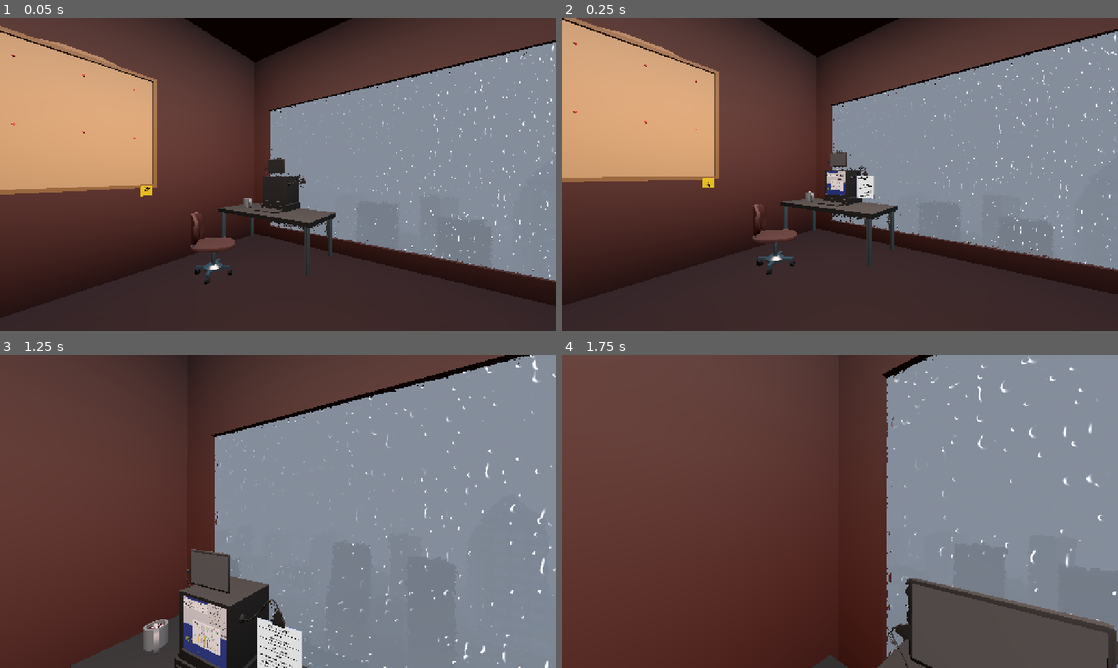
Above: before the commit, frames 1-4 (two rows, left to right).
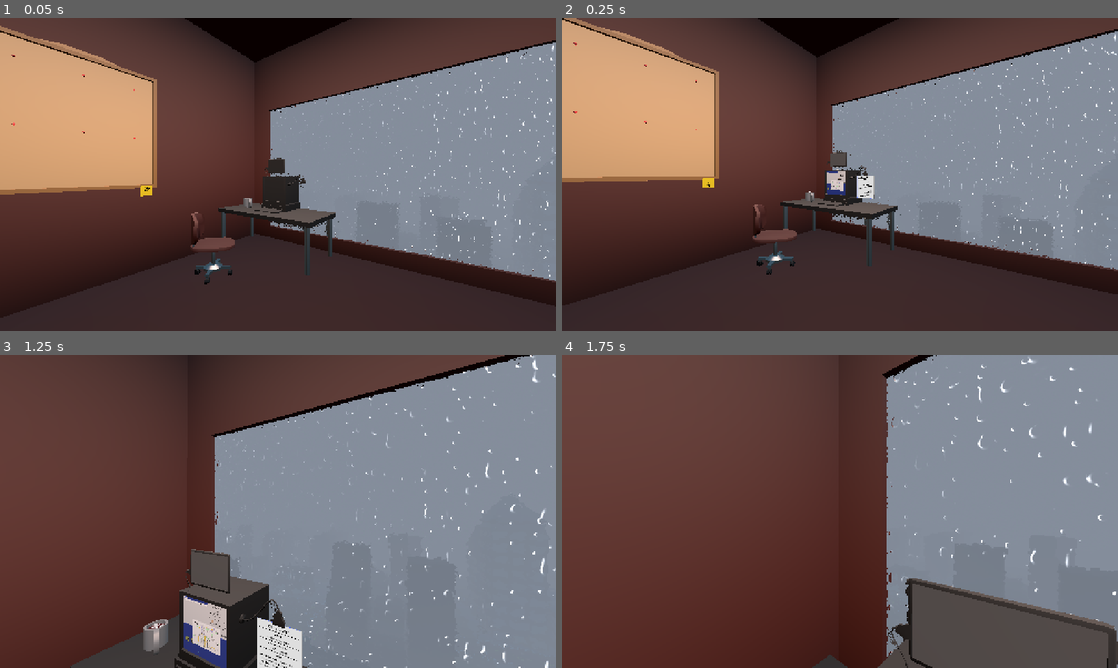
Above: after the commit, the same moments.

Repository: Ciph3rzer0/brackeys-2026.2-trust-no-one
Game: Godot game, scene res://scenes/city.tscn
Same seed, same stepped clock (60 frames per second), same inputs: the game is played once before the commit and once after it. The engine's default icon, where the game draws it, is replaced by a stand-in: a white triangle on a blue panel in a dark square. Sound files missing from this copy of the repository are replaced by a short silence.
Inputs (mouse positions are in pixels of both pictures, inside the frame that each line leads up to):
- Up to frame 1 (0.05 s): no input
- Up to frame 2 (0.25 s): no input
- Up to frame 3 (1.25 s): tap Enter at 0.5 s; move the mouse to (305, 511) at 0.52 s; hold W (pc_forward) from 0.53 s (still down); hold E (pc_interact) from 0.53 s (still down); click (305, 511) at 0.67 s; tap Space at 0.77 s
- Up to frame 4 (1.75 s): keep holding W (pc_forward); move the mouse to (812, 511) at 1.27 s; release E (pc_interact) at 1.28 s; tap Q at 1.35 s; tap Space at 1.52 s

Frame 1 is identical in both runs. In frame 2, less than 0.1% of the frame differs, in the area x 47-50%, y 50-51%; in frame 3, less than 0.1%, in the area x 33-38%, y 78-83%; in frame 4, nothing differs.
Error in both runs: Invalid assignment of property or key 'plate' with value of type 'String' on a base object of type 'Resource (Quest)'. (res://autoloads/quest_system.gd:19)

Commit message:
fix: editor warnings

Diff:
--- a/scripts/database/database.gd
+++ b/scripts/database/database.gd
@@ -13,5 +13,5 @@
 	seed(7)
 	rms_persons = MockDataFactory.generate_rows(100)
 	rms_vehicles = MockDataFactory.generate_vehicles(100)
-	vehicle_sightings = MockDataFactory.generate_vehicle_sightings(4, rms_vehicles)
+	#vehicle_sightings = MockDataFactory.generate_vehicle_sightings(4, rms_vehicles)
 	refresh()
--- a/ui/city-map/city_map.gd
+++ b/ui/city-map/city_map.gd
@@ -20,7 +20,7 @@
 
 func _physics_process(delta: float) -> void:
 	current_time += delta * time_warp_factor
-	$TimeLabel.text = DateHelper.time_12h(current_time)
+	$TimeLabel.text = DateHelper.time_12h(int(current_time))
 
 func _ready() -> void:
 	assert(astar_graph_2d)
--- a/ui/city-map/vehicle.gd
+++ b/ui/city-map/vehicle.gd
@@ -64,7 +64,7 @@
 		WorkShift.Night:
 			time += 16 * 60*60
 
-	var hour = Time.get_datetime_dict_from_unix_time(time).hour
+	var hour = Time.get_datetime_dict_from_unix_time(int(time)).hour
 
 	# Find a destination
 	var destination: PathNode2D
@@ -85,10 +85,10 @@
 	var from_id := astar.get_id_for(start_node)
 	var to_id := astar.get_id_for(end_node)
 
-	var path := city_map.astar.get_point_path(from_id, to_id)
-	if path.is_empty():
+	var new_path := city_map.astar.get_point_path(from_id, to_id)
+	if new_path.is_empty():
 		push_warning("No path found between start_marker and end_marker.")
-	follow_path(path)
+	follow_path(new_path)
 
 func _physics_process(_delta: float) -> void:
 	if is_done():
